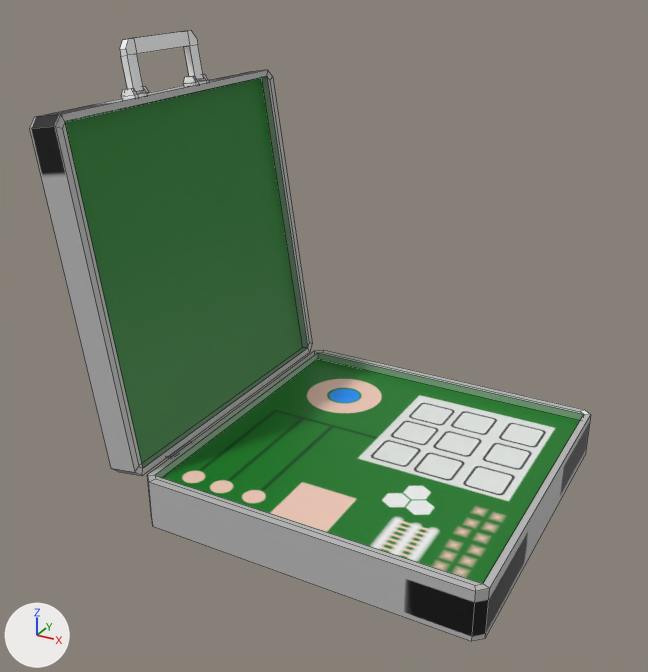
Before and after pictures for a commit that changed the FBX model model/Case/Case.fbx.
Both versions are drawn from a 50 mm lens placed at (0.0968, -0.212, 0.156), pointed at (-0.0137, -0.011, 0.0555). Lighting does not change. The marker at lower left points along +X, +Y and +Z. Mesh edges are drawn as thin lines. Where no turn or scale is listed for an object, it has been applied to the vertices.

In view in the first picture: 'case_1', 'case_2'.
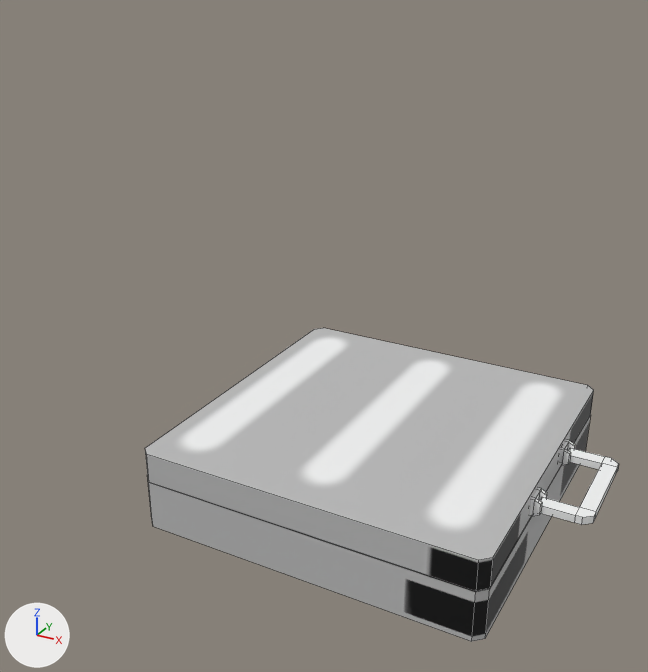
Commit message: 新しいケース

Where the newer file only moved an object's origin or applied its transform, the numbers keep the older frame.

Changed parts and their boxes [x1, y1, x2, y2] in the pictures (648 x 672 px; the box of a moved part takes in the faces that stretch with it):
'case_2', reshaped (67% wider, 41% shorter): before [29, 30, 312, 476]; after [145, 328, 619, 592]
part 1 of me_mesh_001, moved or reshaped: before [121, 86, 149, 99]; after [530, 488, 547, 516]
part 2 of me_mesh_001, moved or reshaped: before [183, 74, 209, 86]; after [560, 440, 575, 465]
part 3 of me_mesh_001, moved or reshaped (not visible afterwards): before [167, 441, 191, 459]
part 4 of me_mesh_001, moved or reshaped: before [29, 70, 312, 476]; after [145, 328, 594, 592]
part 5 of me_mesh_001, added: after [540, 448, 619, 525]
part 6 of me_mesh_001, deleted: before [120, 30, 203, 92]
'case_1', unchanged, covered by the edit: before [148, 350, 590, 641]; after [148, 416, 590, 641]

Patch to the scene script:
```diff
--- a/model/Case/Case.fbx.py
+++ b/model/Case/Case.fbx.py
@@ me_mesh_001 @@
 # used by ob_case_2; location = (-0.0486, 0.0, 0.0162)
-me_mesh_001.from_pydata(...)  # 116 vertices, 92 faces; spans x -0.0275..-0.0026, y -0.05..0.05, z 0.001..0.1159
+me_mesh_001.from_pydata(...)  # 116 vertices, 91 faces; spans x -0.0024..0.1138, y -0.05..0.05, z 0.0024..0.0119
+# me_mesh_001 part 1: the loose piece of 26 vertices spanning x -0.0253..-0.0204, y -0.0172..-0.0109, z 0.0998..0.1031 is turned 98.8 degrees about the y axis through its middle, then moved by (0.1224, 0.0, -0.0944)
+# me_mesh_001 part 2: the loose piece of 26 vertices spanning x -0.0253..-0.0204, y 0.0108..0.0171, z 0.0998..0.1031 is turned 98.8 degrees about the y axis through its middle, then moved by (0.1224, 0.0, -0.0944)
+# me_mesh_001 part 3: the loose piece of 8 vertices spanning x -0.005..-0.0026, y -0.0351..-0.0251, z 0.0011..0.0021 is turned 98.8 degrees about the y axis through its middle, then moved by (0.0017, 0.0, 0.0019)
+# me_mesh_001 part 4: the loose piece of 28 vertices spanning x -0.0275..-0.0033, y -0.05..0.05, z 0.001..0.1012 is turned 98.8 degrees about the y axis through its middle, then moved by (0.064, 0.0, -0.0437)
+# me_mesh_001 part 5: a new loose piece of 28 vertices spanning x 0.0999..0.1138, y -0.0161..0.0161, z 0.0057..0.0079, in mat_case (picture img_case_lambert1_basecolor_png)
+# me_mesh_001 part 6: the loose piece of 28 vertices spanning x -0.0258..-0.0215, y -0.0161..0.0161, z 0.1018..0.1159 is deleted
 me_mesh_001.materials.append(mat_case)
```
